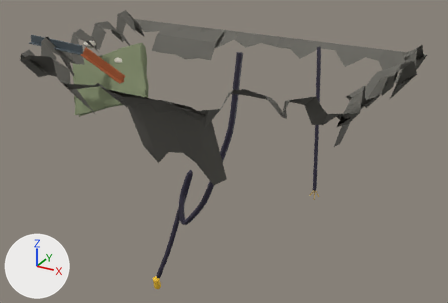
Before and after pictures for a commit that changed the glTF model art/models/hole_rim.glb.
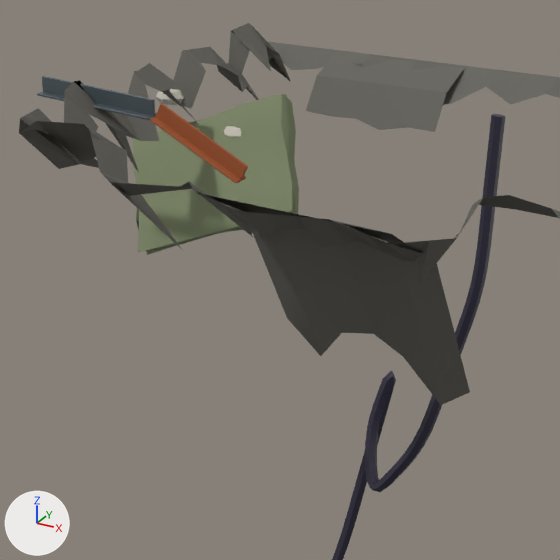
Old and new are each drawn whole from a camera (50 mm lens) standing at (1.97, -3.53, 0.98) and looking at (0.02, 0.01, -0.79) and again close up on the part from 3% to 60% of the width and 0% to 85% of the height. Every picture has the same lights, and +X, +Y and +Z are marked at lower left. The older version's two pictures come first. Vertices at exactly the same position are counted once.

Names of what the first close-up shows: 'Rim'.
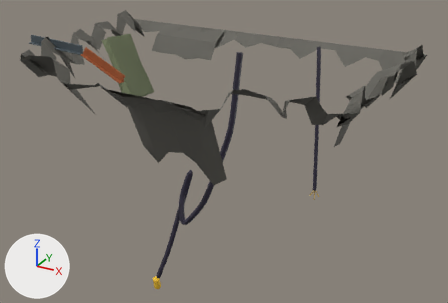
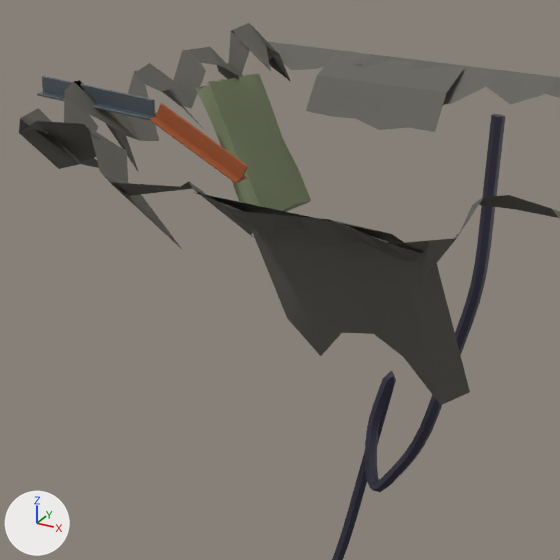
Where the change shows, as pixel boxes [x1, y1, x2, y2] in the close-ups (560 x 560 px; the box of a moved part takes in the faces that stretch with it):
```json
{"part": 1, "of": "me_rim", "change": "deleted", "before": [156, 89, 184, 105]}
{"part": 2, "of": "me_rim", "change": "deleted", "before": [224, 126, 241, 138]}
{"part": 3, "of": "me_rim", "change": "moved or reshaped", "before": [133, 94, 299, 255], "after": [196, 74, 311, 212]}
```

Edits to the scene script, one JSON object a line:
```json
{"block": "me_rim", "where": "# used by ob_rim; location = (0.0, 0.0, 0.0)"}
{"op": "remove", "block": "me_rim", "code": "me_rim.from_pydata(...)  # 1316 vertices, 2254 faces; spans x -1.35..1.22, y -0.92..0.7, z -1.9..0.0"}
{"op": "add", "block": "me_rim", "code": "me_rim.from_pydata(...)  # 1140 vertices, 1914 faces; spans x -1.35..1.22, y -0.92..0.7, z -1.9..0.0"}
{"block": "me_rim", "change": "me_rim part 1: the loose piece of 26 vertices spanning x -1.26..-1.15, y 0.06..0.14, z -0.22..-0.15 is deleted"}
{"block": "me_rim", "change": "me_rim part 2: the loose piece of 26 vertices spanning x -0.99..-0.88, y 0.08..0.16, z -0.32..-0.25 is deleted"}
{"block": "me_rim", "change": "me_rim part 3: 1 vertex moved within x -1.05, y 0.12, z -0.25; 370 vertices removed from x -1.35..-0.61, y -0.15..0.21, z -0.71..-0.14; 272 vertices added at x -1.14..-0.82, y 0.08..0.48, z -0.65..-0.12"}
{"block": "me_rim", "change": "other edits to the shape of me_rim do not show in these pictures"}
{"op": "remove", "block": "me_rim", "code": "me_rim.materials.append(mat_toon_cream)  # light grey #cec8bc"}
```
